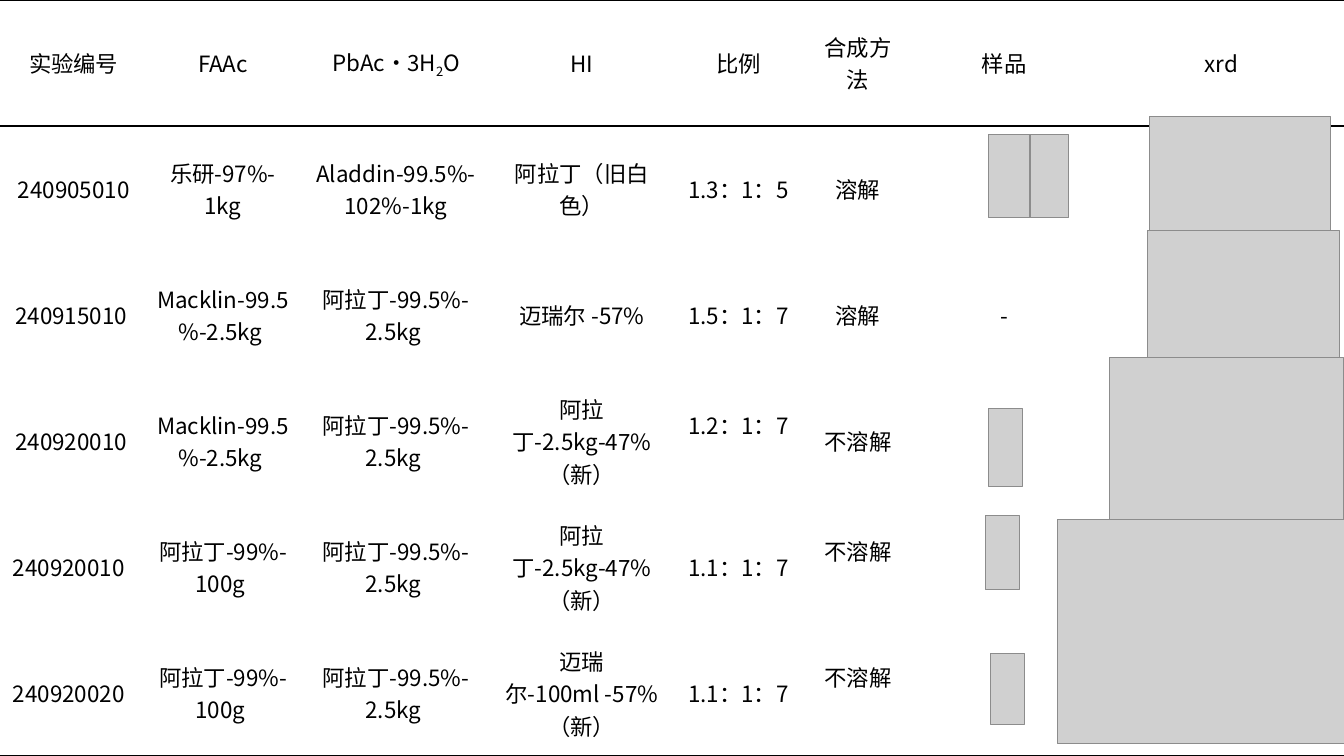
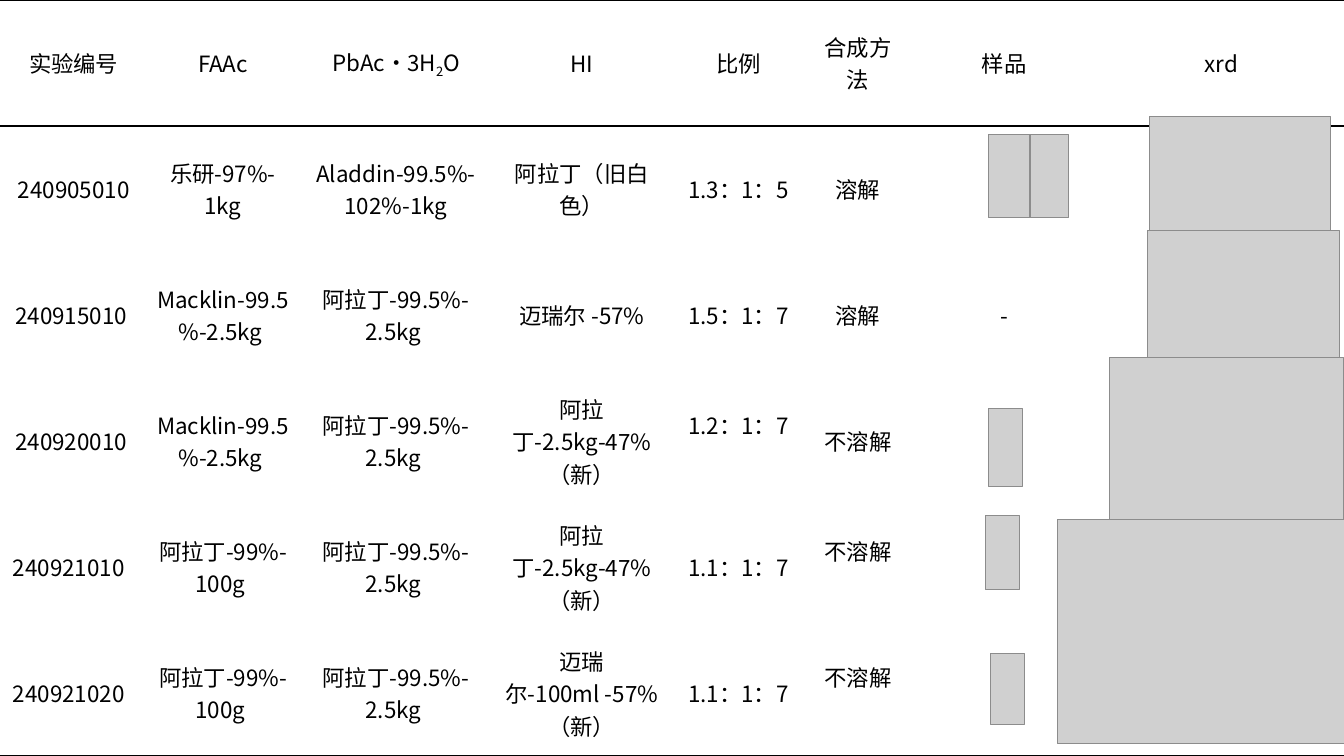
Before and after one commit to AlfredBowen/FAPbI3, a slide deck: slide 1 of FAPbI3合成汇总.pptx. Drawn at 1344x756 pixels with LibreOffice and Linux fonts; fonts in the diff are those of the drawing; grey boxes stand for pictures. Boxes give left, top, right and bottom in pixels: in the first picture for what was removed or moved away, otherwise in the second. Text is boxed around its words. In the diff, an @@ line names an element or a change of style, - is before the commit and + after.

```diff
--- a/FAPbI3合成汇总.pptx
+++ b/FAPbI3合成汇总.pptx
@@ table at [0, 0, 1344, 756] @@
-row 5, column 1: 240920010
+row 5, column 1: 240921010
-row 6, column 1: 240920020
+row 6, column 1: 240921020
```
Also in this commit, not shown: 1 other slide changed, 1 other file.
